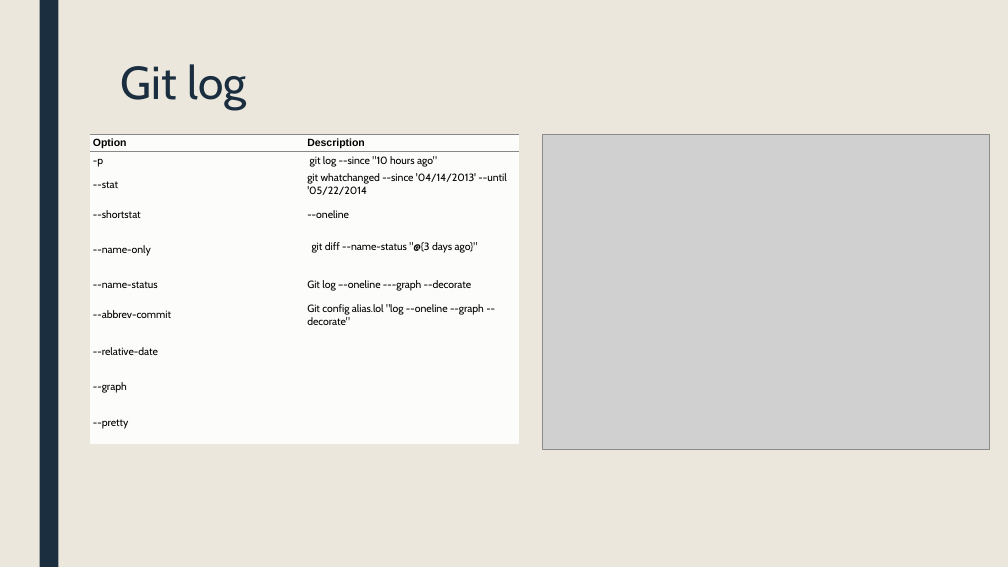
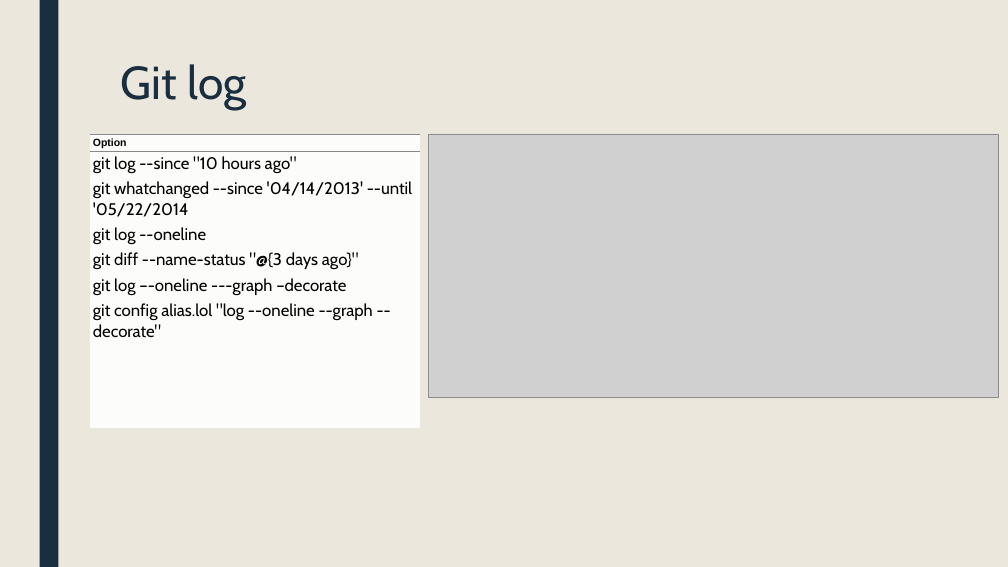
Before and after one commit to ufarm/sommer2016, a slide deck: slide 15 of GIT.pptx. Drawn at 1008x567 pixels with LibreOffice and Linux fonts; fonts in the diff are those of the drawing; grey boxes stand for pictures. Boxes give left, top, right and bottom in pixels: in the first picture for what was removed or moved away, otherwise in the second. Text is boxed around its words. In the diff, an @@ line names an element or a change of style, - is before the commit and + after.

Commit message:
Feedback from Bjarne, ned images on basic

```diff
--- a/GIT.pptx
+++ b/GIT.pptx
@@ table at (x1=91, y1=134, x2=420, y2=427) @@
-column 1: Option | -p | --stat | --shortstat | --name-only | --name-status | --abbrev-commit | --relative-date | --graph | --pretty
-column 2: Description | git log --since "10 hours ago" | git whatchanged --since '04/14/2013' --until '05/22/2014 | --oneline | git diff --name-status "@{3 days ago}" | Git log –-oneline ---graph --decorate | Git config alias.lol "log --oneline --graph --decorate" |  |  | 
+column 1: Option | git log --since "10 hours ago" | git whatchanged --since '04/14/2013' --until '05/22/2014 | git log --oneline | git diff --name-status "@{3 days ago}" | git log –-oneline ---graph –decorate | git config alias.lol "log --oneline --graph --decorate" |  |  | 
@@ table resized from (x1=91, y1=134, x2=520, y2=443) to (x1=91, y1=134, x2=420, y2=427) @@
@@ picture resized from (x1=542, y1=134, x2=989, y2=450) to (x1=428, y1=134, x2=998, y2=397) @@
```
Also in this commit, not shown: 11 other slides changed, 1 slide added, 2 slides removed.
